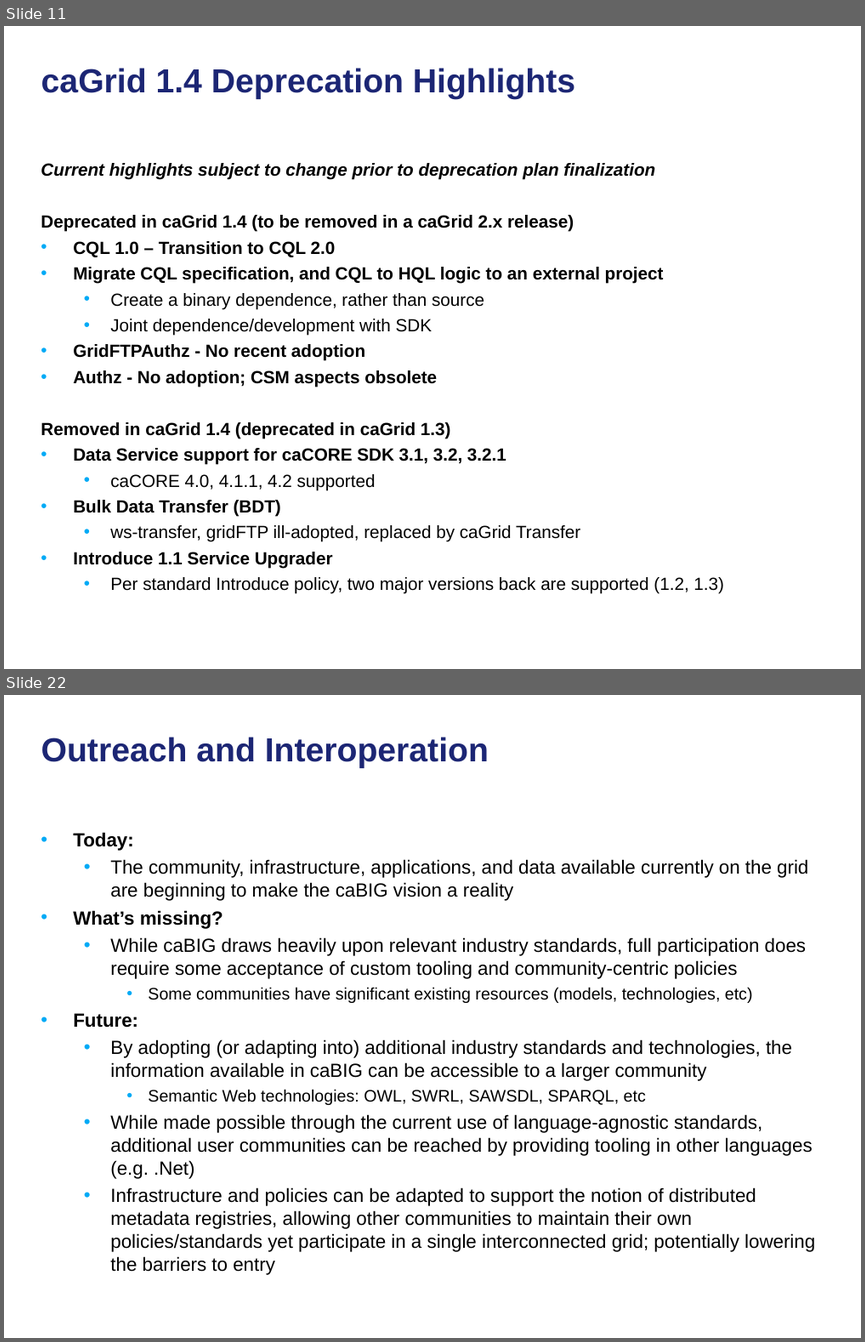
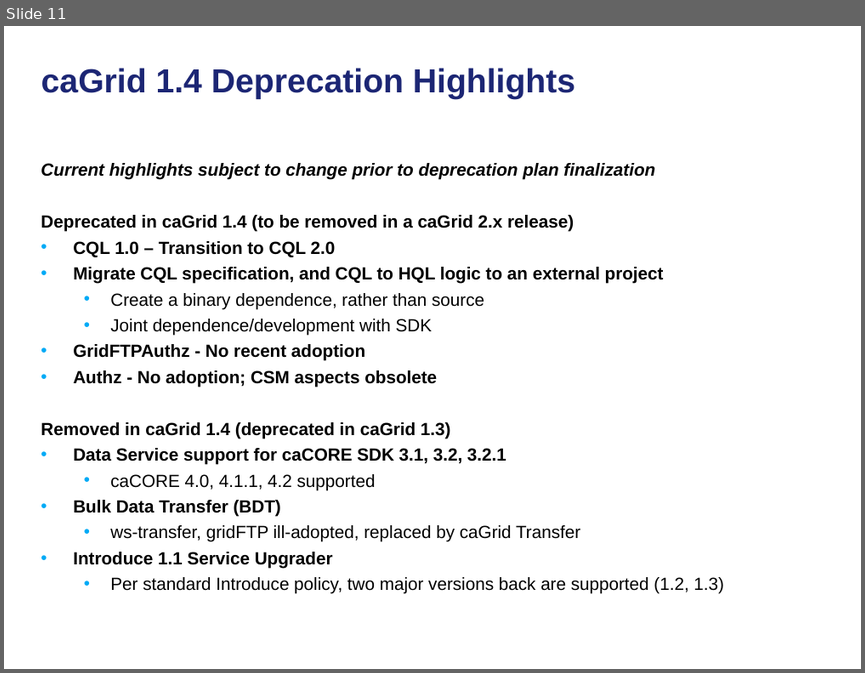
Before and after one commit to NCIP/cagrid-docs, a slide deck: general/presentations/200910_VCDE_ARCH/20091022_Arch_VCDE_caGrid_Future.ppt. Shown one above the other, each under a label of ours: slides 11 and 22 before the commit, slide 11 after it; the slides between them are not shown. The pictures are 865x1342 and 865x673 pixels, drawn with LibreOffice and Linux fonts; fonts in the diff are those of the drawing; background and template pictures are left out. Boxes give left, top, right and bottom in pixels: in the first picture for what was removed or moved away, otherwise in the second. Text is boxed around its words. In the diff, an @@ line names an element or a change of style, - is before the commit and + after.

```diff
--- a/general/presentations/200910_VCDE_ARCH/20091022_Arch_VCDE_caGrid_Future.ppt
+++ b/general/presentations/200910_VCDE_ARCH/20091022_Arch_VCDE_caGrid_Future.ppt
@@ slide 22 removed at box(4, 695, 861, 1338), background picture (left out) @@
@@ title removed at box(41, 737, 488, 768) @@
-Outreach and Interoperation
@@ text removed at box(73, 832, 815, 1275) @@
-• Today:
-  • The community, infrastructure, applications, and data available currently on the grid are beginning to make the caBIG vision a reality
-• What’s missing?
-  • While caBIG draws heavily upon relevant industry standards, full participation does require some acceptance of custom tooling and community-centric policies
-    • Some communities have significant existing resources (models, technologies, etc)
-• Future:
-  • By adopting (or adapting into) additional industry standards and technologies, the information available in caBIG can be accessible to a larger community
-    • Semantic Web technologies: OWL, SWRL, SAWSDL, SPARQL, etc
-  • While made possible through the current use of language-agnostic standards, additional user communities can be reached by providing tooling in other languages (e.g. .Net)
-  • Infrastructure and policies can be adapted to support the notion of distributed metadata registries, allowing other communities to maintain their own policies/standards yet participate in a single interconnected grid; potentially lowering the barriers to entry
```
Also in this commit, not shown: 9 slides changed, 3 slides added, 10 other slides removed.
